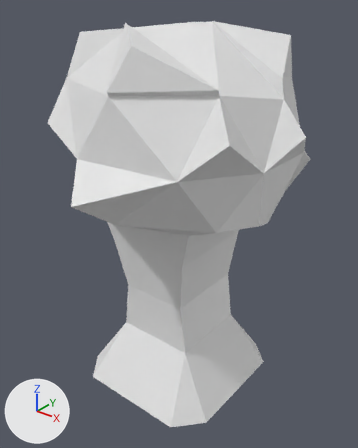
One commit to the Blender file assets/3D/creatures/gemGuyThree/gemGuyThree.blend: the scene before it, then after it.
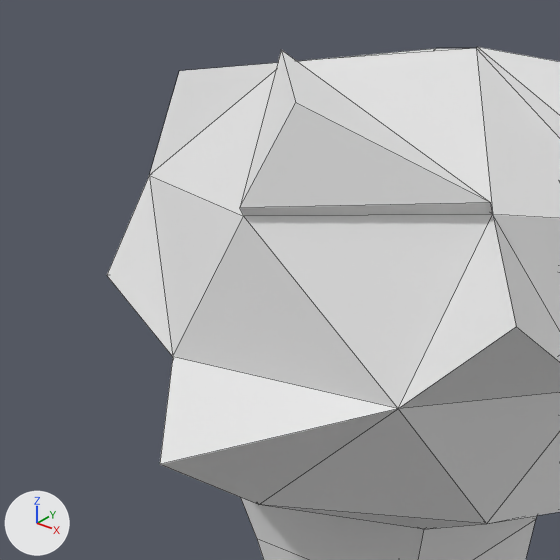
Each version is shown whole from a camera (50 mm lens) standing at (4.74, -6.04, 6.61) and looking at (0.04, -0.17, 2.98), then close up on the part from 0% to 70% of the width and 0% to 56% of the height. The lights are fixed; the arrows at lower left show +X, +Y and +Z. The older version's two pictures come first. The close-ups show mesh edges as thin lines.
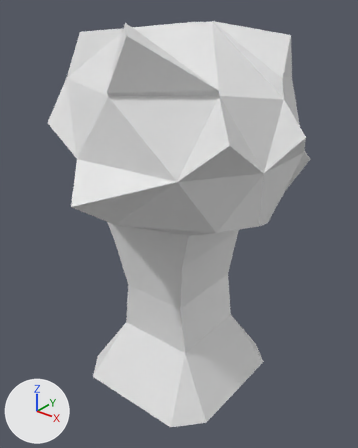
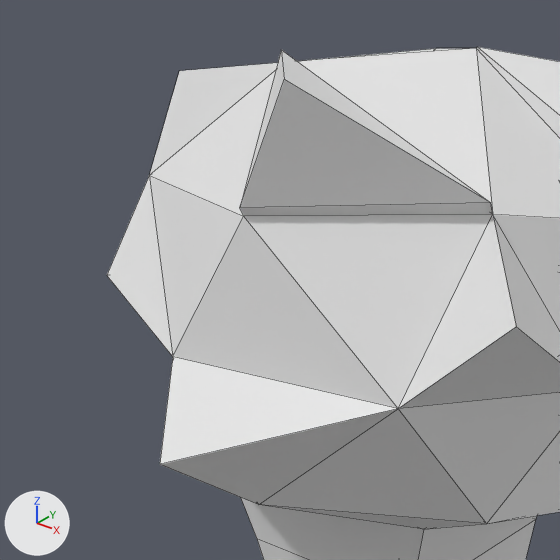
Location of each change, (x1, y1, x2, y2) in pixels of the close-ups (560 x 560 px; the box of a moved part takes in the faces that stretch with it):
part 1 of me_cube, moved or reshaped: (240, 50, 491, 208) in both

The change, as a list of edits to the scene's bpy script:
```text
Change me_cube:
    where me_cube.from_pydata(...)  # 92 vertices, 141 faces; spans x -1.6..1.5, y -4.7..4.0, z 0.0..17.1
    used by ob_cube; location = (0.0, 0.0, 0.0); scale = (1.42, 0.473, 0.359)
    me_cube part 1
    me_cube.vertices[87].co: (0.2, -3.1, 16.5) -> (0.4, -3.6, 16.9)  # pixel (295, 102) -> pixel (284, 79)
```
